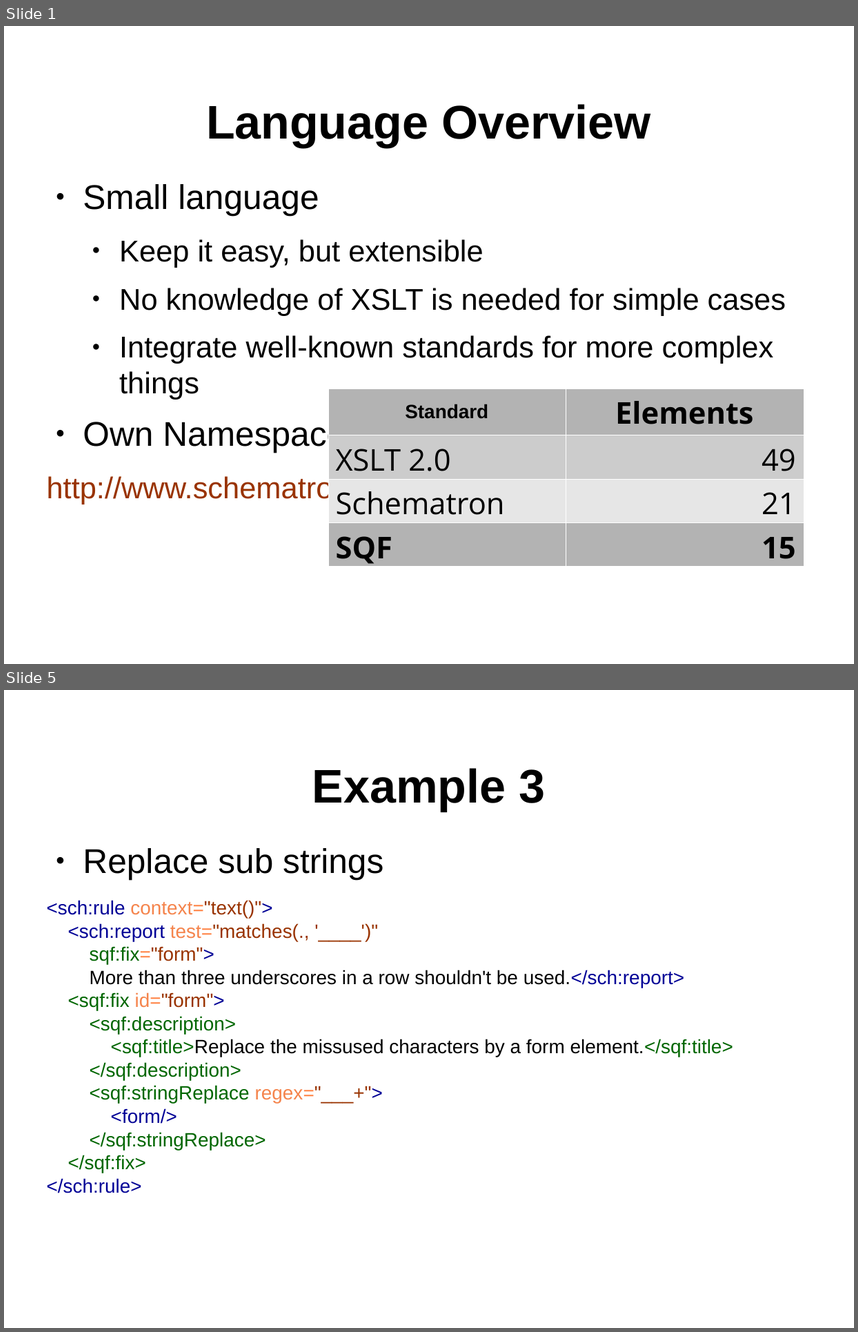
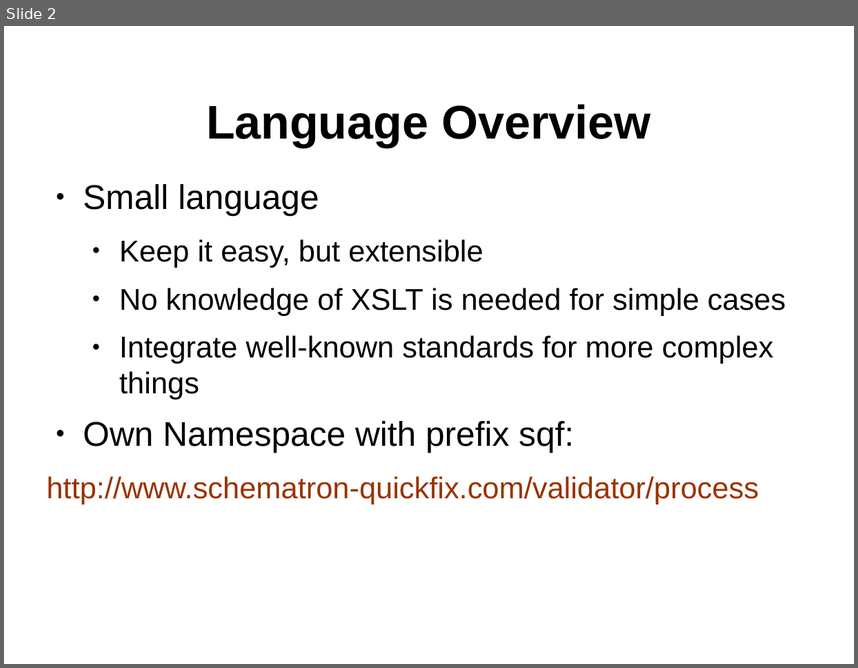
Before and after one commit to octavianN/Schematron-QuickFix-Language-Presentation, a slide deck: Final/SQF_nico.odp. Shown one above the other, each under a label of ours: slides 1 and 5 before the commit, slide 2 after it; the slides between them are not shown. The pictures are 858x1332 and 858x668 pixels, drawn with LibreOffice and Linux fonts; fonts in the diff are those of the drawing; background and template pictures are left out. Boxes give left, top, right and bottom in pixels: in the first picture for what was removed or moved away, otherwise in the second. Text is boxed around its words. In the diff, an @@ line names an element or a change of style, - is before the commit and + after.

```diff
--- a/Final/SQF_nico.odp
+++ b/Final/SQF_nico.odp
@@ slide 5 removed at <box>4,690,854,1328</box>, background #FFFFFF; not listed: 1 template element that a slide beside it also shows @@
@@ title removed at <box>312,768,545,811</box> @@
-Example 3
@@ text removed at <box>47,848,733,1193</box> @@
-● Replace sub strings
-<sch:rule context="text()">
-<sch:report test="matches(., '____')"
-sqf:fix="form">
-More than three underscores in a row shouldn't be used.</sch:report>
-<sqf:fix id="form">
-<sqf:description>
-<sqf:title>Replace the missused characters by a form element.</sqf:title>
-</sqf:description>
-<sqf:stringReplace regex="___+">
-<form/>
-</sqf:stringReplace>
-</sqf:fix>
-</sch:rule>
@@ what was slide 1 is now slide 2 @@
@@ slide 2 changed as well @@
@@ table removed at <box>328,388,803,569</box>, 4 rows, 2 columns @@
-Standard | Elements
-XSLT 2.0 | 49
-Schematron | 21
-SQF | 15
```
Also in this commit, not shown: 7 other slides changed, 17 slides added.
